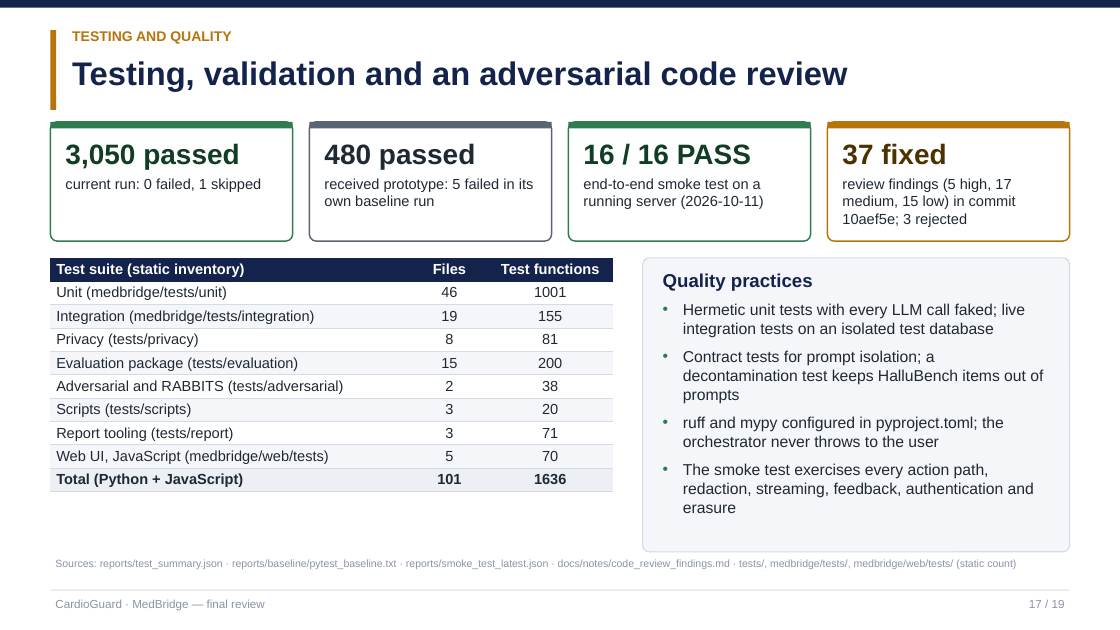
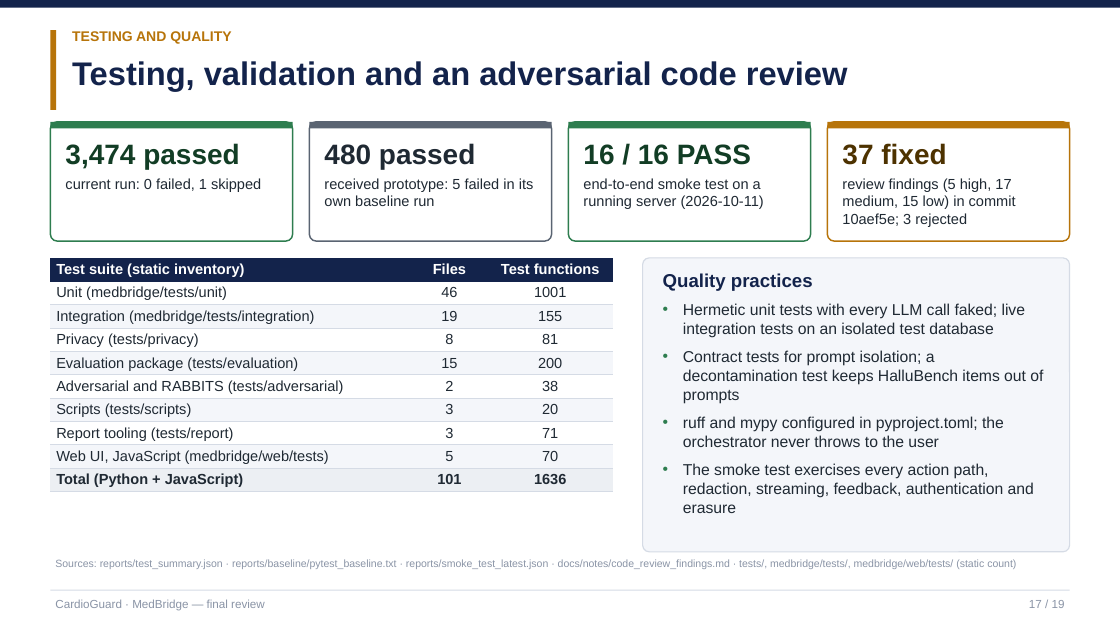
Before and after one commit to Farhan-0000/CardioGuard, a slide deck: slide 17 of report/MedBridge_Review_Presentation.pptx. Drawn at 1120x630 pixels with LibreOffice and Linux fonts; fonts in the diff are those of the drawing. Boxes give left, top, right and bottom in pixels: in the first picture for what was removed or moved away, otherwise in the second. Text is boxed around its words. In the diff, an @@ line names an element or a change of style, - is before the commit and + after.

Commit message:
refresh test summary and rebuild report, paper and slides

```diff
--- a/report/MedBridge_Review_Presentation.pptx
+++ b/report/MedBridge_Review_Presentation.pptx
@@ text at bbox=[65, 143, 239, 169]: text changed @@
-3,050 passed
+3,474 passed
```
Also in this commit, not shown: 9 other files.
